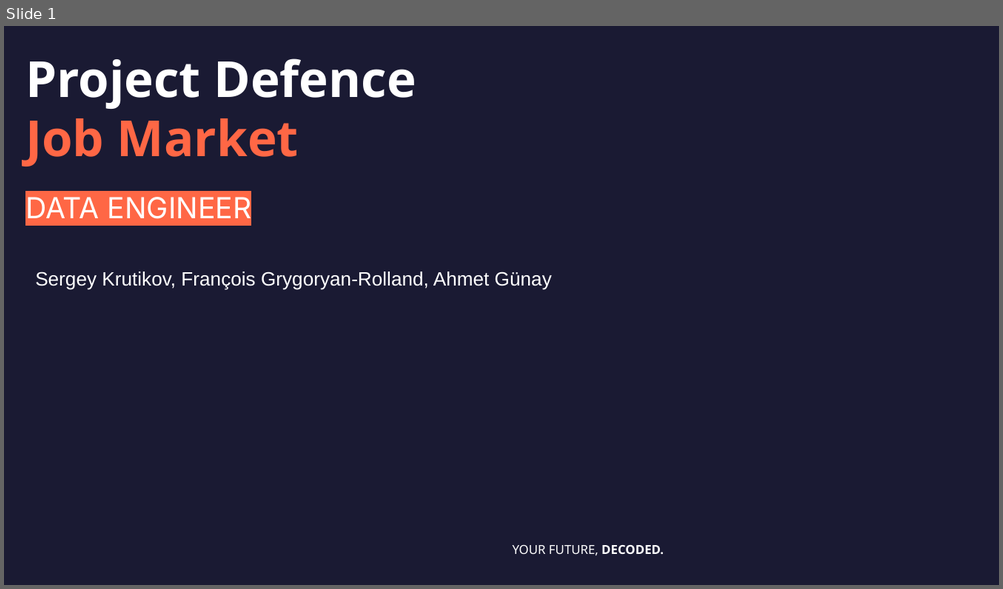
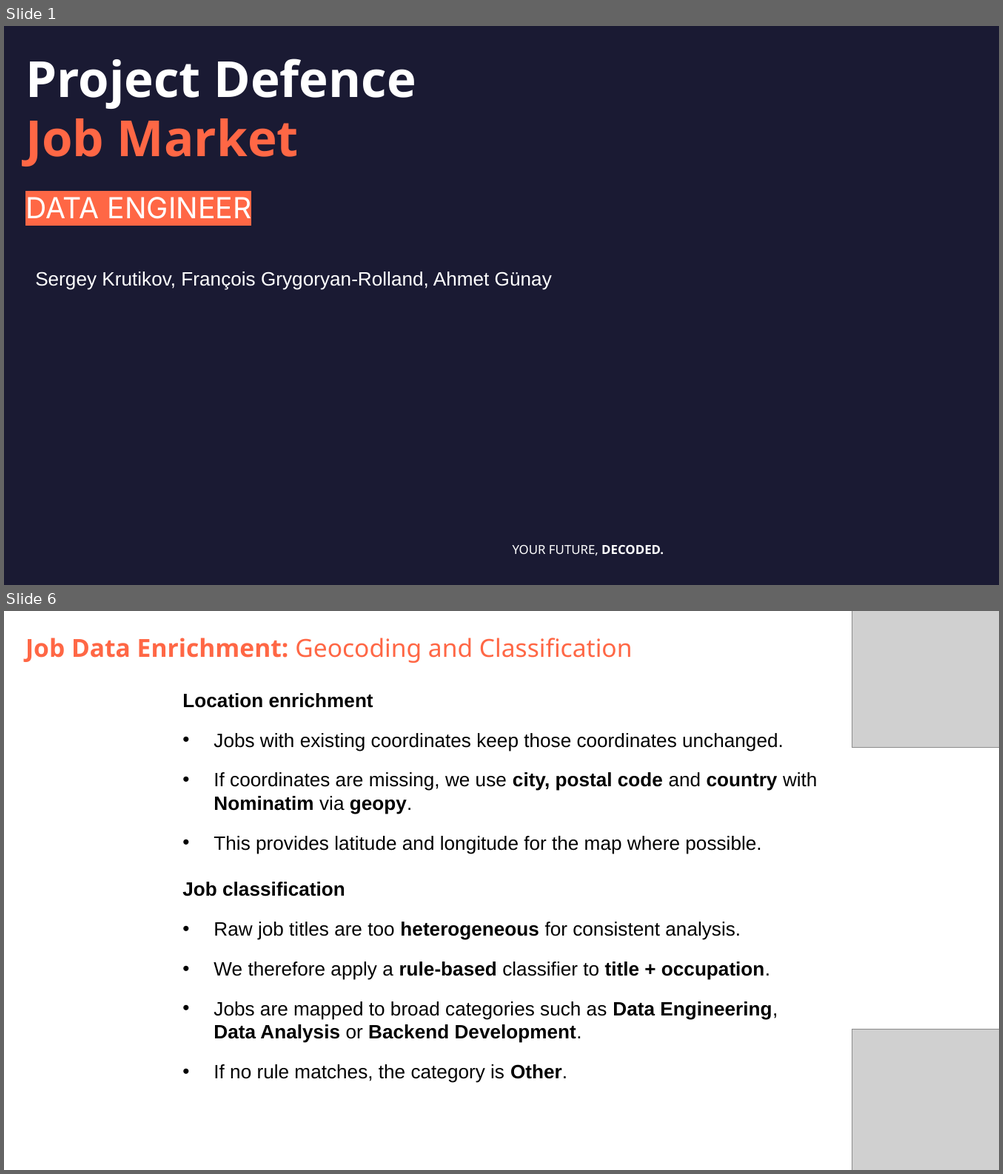
Before and after one commit to DataScientest-Studio/jun26bde-job-market, a slide deck: docs/defence/Defence.pptx. Shown one above the other, each under a label of ours: slide 1 before the commit, slides 1 and 6 after it; the slides between them are not shown. The pictures are 1003x589 and 1003x1174 pixels, drawn with LibreOffice and Linux fonts; fonts in the diff are those of the drawing; grey boxes stand for pictures; background and template pictures are left out. Boxes give left, top, right and bottom in pixels: in the first picture for what was removed or moved away, otherwise in the second. Text is boxed around its words. In the diff, an @@ line names an element or a change of style, - is before the commit and + after.

```diff
--- a/docs/defence/Defence.pptx
+++ b/docs/defence/Defence.pptx
@@ slide 6 added at bbox=[4, 611, 999, 1170], background #FFFFFF @@
@@ picture added at bbox=[851, 611, 999, 748] @@
@@ subtitle added at bbox=[25, 638, 632, 663], 18 pt, text #FF6745 @@
+Job Data Enrichment: Geocoding and Classification
@@ text added at bbox=[182, 693, 817, 1083], 14 pt, text #000000 @@
+Location enrichment
+• Jobs with existing coordinates keep those coordinates unchanged.
+• If coordinates are missing, we use city, postal code and country with Nominatim via geopy.
+• This provides latitude and longitude for the map where possible.
+Job classification
+• Raw job titles are too heterogeneous for consistent analysis.
+• We therefore apply a rule-based classifier to title + occupation.
+• Jobs are mapped to broad categories such as Data Engineering, Data Analysis or Backend Development.
+• If no rule matches, the category is Other.
@@ picture added at bbox=[851, 1030, 999, 1170] @@
```
Also in this commit, not shown: 10 slides changed, 5 other slides added, 5 slides removed, 23 other files.
